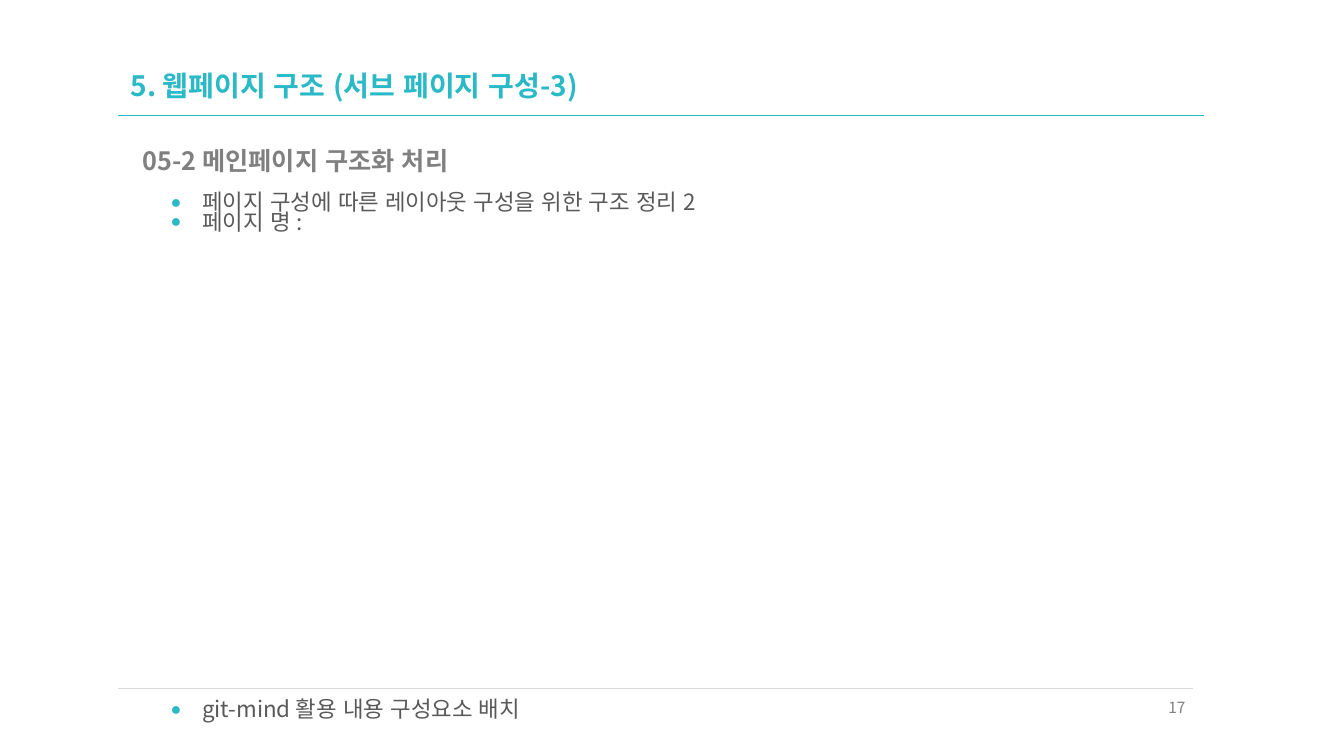
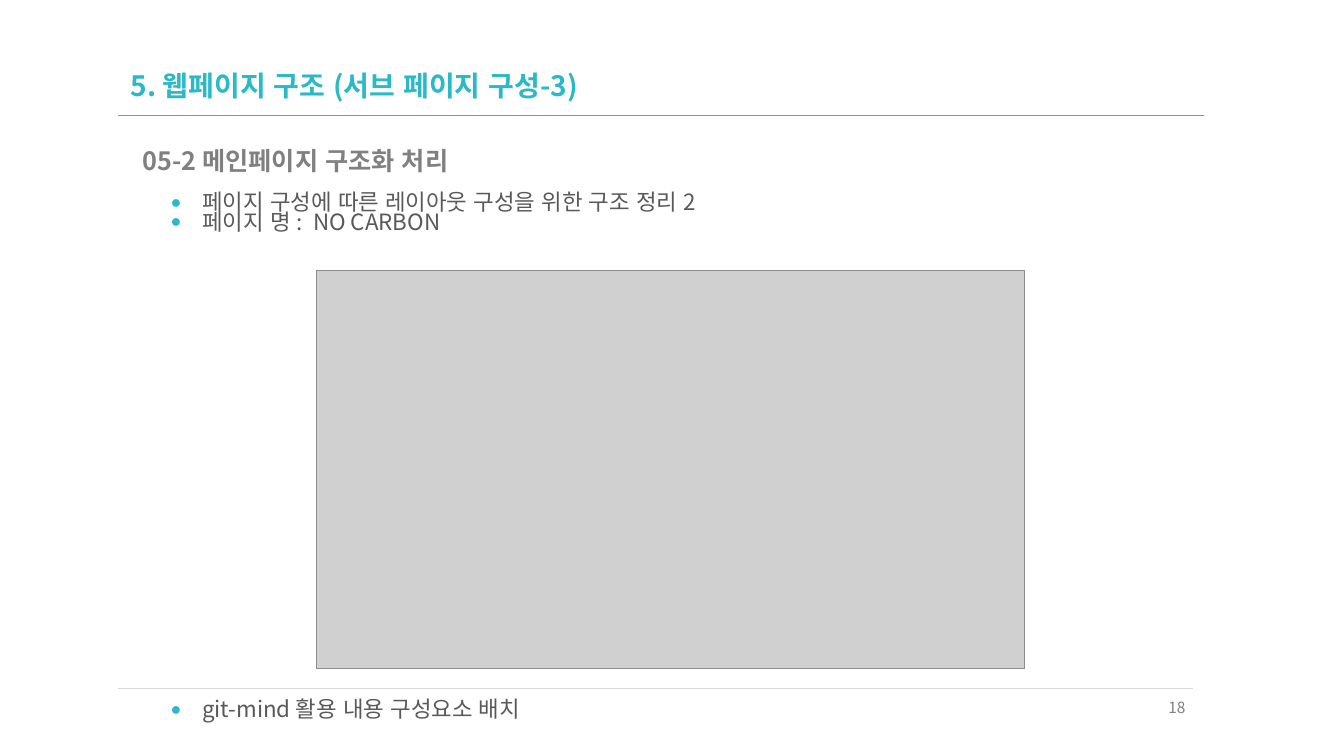
Before and after one commit to gyuwanc1/b_gyuwan, a slide deck: slide 18 of Navien House.pptx (slide 17 before the commit). Drawn at 1344x756 pixels with LibreOffice and Linux fonts; fonts in the diff are those of the drawing; grey boxes stand for pictures. Boxes give left, top, right and bottom in pixels: in the first picture for what was removed or moved away, otherwise in the second. Text is boxed around its words. In the diff, an @@ line names an element or a change of style, - is before the commit and + after.

```diff
--- a/Navien House.pptx
+++ b/Navien House.pptx
@@ text at (202,207,440,232): text changed @@
-● 페이지 명 :
+● 페이지 명 : NO CARBON
@@ picture added at (317,270,1025,668) @@
@@ page number at (1168,701,1185,713): text changed @@
-17
+18
```
Also in this commit, not shown: 4 other slides changed, 1 slide added.
